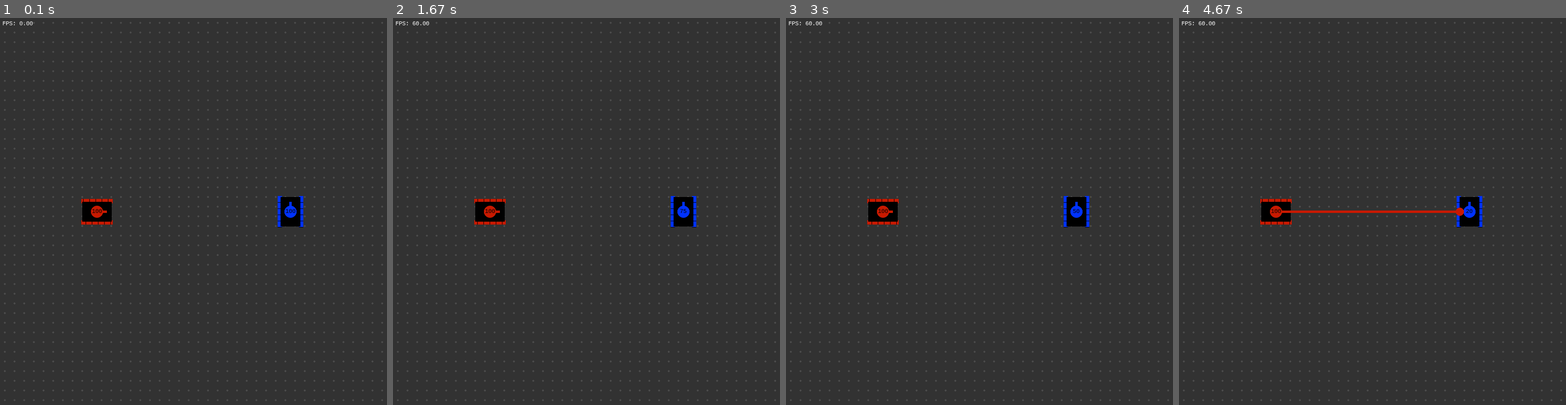
Above: before the commit, frames 1-4 (left to right).
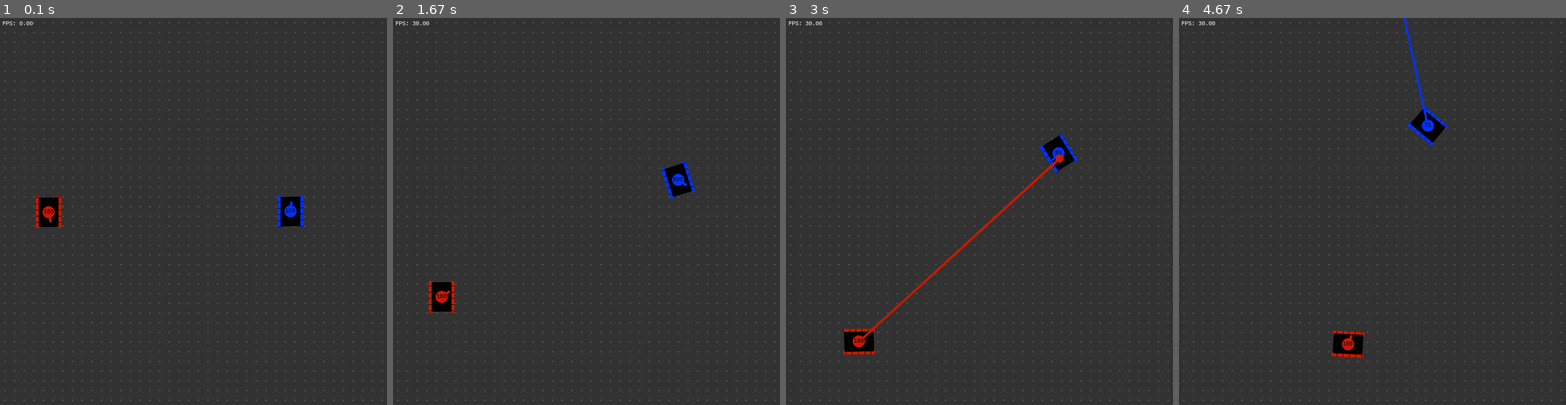
Above: after the commit, the same moments.

Repository: ginop/LaserTanks
Game: pygame game, started from LaserTanks.py
The game is run twice, just before and just after one commit, with the same random seed, the same clock (stepped at 60 frames per second) and the same inputs.
Inputs:
- Up to frame 1 (0.1 s): no input
- Up to frame 2 (1.67 s): no input
- Up to frame 3 (3 s): no input
- Up to frame 4 (4.67 s): no input

The runs differ from the first frame. In frame 1, 1.1% of the frame differs, in the area x 9-79%, y 45-55%; in frame 2, 2.1%; in frame 3, 2.5%; in frame 4, 2.5%, in the area x 5-79%, y 0-88%.

Commit message:
Fixed motion equations, added waypoint controller

Diff:
--- a/LaserTanks.py
+++ b/LaserTanks.py
@@ -153,6 +153,7 @@
             self.text("FPS: {:.2f}".format(actual_fps),
                       (1/4, self.screen_height-1/4), (255, 255, 255))
 
+            clock.tick(fps)  # limit fps
             pg.display.flip()
 
         pg.display.quit()
@@ -189,8 +190,8 @@
     screen_width = 40
     screen_height = 40
     R = Tank('Waypoint_PID_Controller', (200, 25, 0),
-             [screen_width/4, screen_height/2], [90, 0])
-    B = Tank('LaserTankController', (0, 50, 255),
+             [screen_width/8, screen_height/2], [-90, 0])
+    B = Tank('SimpleController', (0, 50, 255),
              [screen_width*3/4, screen_height/2], [90, 0])
     game = Game(tanks=[R, B], screen_width=screen_width,
                 screen_height=screen_height)
--- /dev/null
+++ b/SimpleController.py
@@ -0,0 +1,16 @@
+import numpy as np
+from math import pi
+from LaserTankController import LaserTankController
+
+
+class SimpleController(LaserTankController):
+
+    def __init__(self):
+        pass
+
+    def main(self, t, Tank, me, them):
+        if (t % 10) > 5:
+            spin = 0.25
+        else:
+            spin = -0.50
+        return(np.array([0.36, 0.4]), spin, True)
--- a/Tank.py
+++ b/Tank.py
@@ -2,6 +2,7 @@
 from math import pi
 from importlib import import_module
 from scipy.integrate import quad
+
 
 def rotate(points, angle):
     """
@@ -47,16 +48,15 @@
         self.control = import_module(control).__dict__[control]()
 
         self.position = np.array(pos).astype(float)
-        self.orientation = np.array(orient)
+        self.orientation = np.array(orient).astype(float)
         self.speed = 0.
         self.spin = 0.
 
         self.drive = np.array([0., 0.])  # normalized L, R tread force (in +-1)
-        self.tread_speed = np.array([0., 0.])
         self.tread_offset = np.array([0., 0.])  # for animating treads
 
         self.turret_torque = 0.  # normalized turret torque (in +-1)
-        self.turret_spin = 0.  # commanded turret spin in degrees per sec
+        self.turret_spin = 0.  # turret spin in degrees per sec
 
         self.shoot = False  # command to fire laser
         self.time_to_ready = self.reload_time
@@ -129,17 +129,18 @@
             self.game.circle(center, self.blast_radius, self.color)
 
     def update(self, dt, t, target_info):
-        self.drive, self.spin, self.shoot = self.control.main(t, Tank,
-                                                              self.public(),
-                                                              target_info)
+        (self.drive,
+         self.turret_torque,
+         self.shoot) = self.control.main(t, Tank, self.info(), target_info)
         if (abs(self.drive[0]) > 1 or abs(self.drive[1]) > 1 or
-           abs(self.spin) > 1):
+           abs(self.turret_torque) > 1):
             from warnings import warn
-            warn("Tank controller outputs for tread and turret" +
+            warn("Tank controller outputs for tread and turret " +
                  "torque should all be between -1 and 1!")
             self.drive[0] = min(max(-1, self.drive[0]), 1)
             self.drive[1] = min(max(-1, self.drive[1]), 1)
-            self.spin = min(max(-1, self.spin), 1)
+            self.turret_torque = min(max(-1, self.turret_torque), 1)
+
         self.time_to_ready -= dt
         if self.time_to_ready > 0.:
             self.shoot = False
@@ -147,20 +148,27 @@
             self.time_to_ready = Tank.reload_time + self.laser_dur
 
     def move(self, dt):
-        # From Nutaro, Table 2.1
-        m = 0.8  # kg
+        # Modeled After Nutaro, Table 2.1
+        m = 0.1  # kg
         J = 5e-4  # kg m**2
         B = Tank.body_width + Tank.tread_width - 2*Tank.tread_overlap
-        Br = 1.  # Rolling friction, N s / m
-        Bs = 14.  # Sliding friction, N s / m
+        Br = 1.0  # Rolling friction, N s / m
+        Bs = 14.*0  # Sliding friction, N s / m
         Bl = 0.7  # Turning friction, N m s / rad
-        Sl = 0.3  # Lateral friction, N m
+        Sl = 0.3*0  # Lateral friction, N m
+        # For turret direction
+        Jt = 5e-5  # kg m**2
+        Bt = 0.02  # Turning friction, N m s / rad
+        St = 0.01*0  # Sticking threshold, N m
         # Scale normalized inputs to physical values
         tread_force_max = 5.  # N
         Fl = self.drive[0] * tread_force_max
         Fr = self.drive[1] * tread_force_max
+        turret_torque_max = 0.1  # N m
+        Ft = self.turret_torque * turret_torque_max
         # Tank only turns if relative tread force can overcome lateral friction
-        if -Sl < (Fr - Fl) * B / 2 < Sl:
+        # Static friction is relevant only when tank is turning slowly enough
+        if abs((Fr-Fl)*B/2) < Sl and abs(self.spin) < 2.:
             # Not turning
             # Solve diff. eq. to get non-linear function for speed, v(t)
             # dv/dt = (Fl+Fr-Br*v)/m
@@ -171,16 +179,17 @@
             # t = m/Br*log(Fl+Fr-Br*v0) - m/B*log(Fl+Fr-Br*v)
             # t = -m/Br*log((Fl+Fr-Br*v)/(Fl+Fr-Br*v0))
             # v = (Fl+Fr)/Br - (v0-(Fl+Fr)/Br)*exp(-Br*t/m)
-            A = (Fr + Fl) / Br
             v0 = self.speed
-            self.speed = A + (v0 - A) * np.exp(-Br * dt / m)
+            v1 = (Fr + Fl) / Br  # steady-state speed
+            tauv = m/Br
+            self.speed = v1 - (v1 - v0) * np.exp(-dt/tauv)
             # Integrate to get path length
             # v = dr/dt = (Fl+Fr)/Br - (v0-(Fl+Fr)/Br)*exp(-Br*t/m)
             # r = t*(Fl+Fr)/Br + m/Br*(v0-(Fl+Fr)/Br)*exp(-Br*t/m) + C
             # Using initial condition r(0) = 0
             # C = -m/Br*(v0-(Fl+Fr)/Br)
             # r = t*(Fl+Fr)/Br + m/Br*(v0-(Fl+Fr)/Br)*(exp(-Br*t/m)-1)
-            r = A * dt + m / Br * (v0/Br - A) * (np.exp(-Br * dt / m) - 1)
+            r = v1*dt - tauv * (v1 - v0) * (1 - np.exp(-dt/tauv))
             # Rotate path length into coordinate frame
             a = self.orientation[0]*pi/180
             self.position[0] += r * np.cos(a)
@@ -199,11 +208,11 @@
             #     (v0-(Fl+Fr)/(Br+Bs))*exp(-(Br+Bs)*t/m)
             # r = t*(Fl+Fr)/(Br+Bs) +
             #     m/(Br+Bs)*(v0-(Fl+Fr)/Br)*(exp(-(Br+Bs)*t/m)-1)
-            A = (Fr + Fl) / (Br + Bs)
             v0 = self.speed
-            self.speed = A + (v0 - A) * np.exp(-(Br+Bs) * dt / m)
-            r = (A * dt + m / (Br + Bs) * (v0/(Br + Bs) - A) *
-                 (np.exp(-(Br + Bs) * dt / m) - 1))
+            v1 = (Fr + Fl) / (Br + Bs)
+            tauv = m/(Br+Bs)
+            self.speed = v1 - (v1 - v0) * np.exp(-dt/tauv)
+            r = v1*dt - tauv * (v1 - v0) * (1 - np.exp(-dt/tauv))
             # Solve diff. eq. to get angular rate, w
             # dw/dt = ((Fl-Fr)*B/2 - Bl*w)/J
             # dt = J*dw/(B/2*(Fl-Fr)-Bl*w)
@@ -211,16 +220,18 @@
             # Using initial condition w(0) = w0
             # C = J/Bl*log(B*(Fl-Fr)-2*Bl*w0)
             # t = -J/Bl*log((B*(Fl-Fr)-2*Bl*w)/(B*(Fl-Fr)-2*Bl*w0))
-            # w = (B/2*(Fl-Fr)-(B/2*(Fl-Fr)-Bl*w0)*exp(-Bl*t/J))/Bl
-            A = B/2*(Fl-Fr)
-            w0 = self.spin
-            self.spin = (A - (A - Bl*w0) * np.exp(-Bl*dt/J)) / Bl
-            # Integrate to get orientation, a
+            # w = B/2*(Fl-Fr)/Bl-(B/2*(Fl-Fr)/Bl-w0)*exp(-Bl*t/J)
+            w1 = B/2*(Fr-Fl)/Bl
+            w0 = self.spin * pi/180
+            tauw = J/Bl
+            self.spin = (w1 - (w1 - w0) * np.exp(-dt/tauw)) * 180/pi
+            # Integrate to get change in orientation, a
             # w = da/dt = (B/2*(Fl-Fr)-(B/2*(Fl-Fr)-Bl*w0)*exp(-Bl*t/J))/Bl
             # a = (B/2*(Fl-Fr)*t +
             #     (B/2*(Fl-Fr)/Bl*J-w0*J)*exp(-Bl*t/J))/Bl
-            self.orientation[0] = (A*dt + J*(A/Bl - w0) *
-                                   np.exp(-Bl*dt/J))/Bl
+            theta0 = self.orientation[0] * pi/180
+            dtheta = w1*dt - tauw * (w1 - w0) * (1 - np.exp(-dt/tauw))
+            self.orientation[0] += dtheta * 180/pi
             # Calculate for x and y displacement
             # dx/dt = v(t) * cos(a(t)) : differs in convention from Nutaro
             # A0 = (Fl+Fr)/(Br+Bs)
@@ -232,16 +243,14 @@
             # dy/dt = v(t) * sin(a(t))
 
             def dxdt(t):
-                A0 = (Fl+Fr)/(Br+Bs)
-                A1 = B/2*(Fl-Fr)/Bl
-                return ((A0 - (v0-A0)*np.exp(-(Br+Bs)*t/m)) *
-                        np.cos(A1*t + (A1/Bl*J-w0*J/Bl)*np.exp(-Bl*t/J)))
+                return ((v1 - (v1-v0)*np.exp(-t/tauv)) *
+                        np.cos(theta0 + w1*t -
+                               tauw*(w1-w0)*(1-np.exp(-t/tauw))))
 
             def dydt(t):
-                A0 = (Fl+Fr)/(Br+Bs)
-                A1 = B/2*(Fl-Fr)/Bl
-                return ((A0 - (v0-A0)*np.exp(-(Br+Bs)*t/m)) *
-                        np.sin(A1*t + (A1/Bl*J-w0*J/Bl)*np.exp(-Bl*t/J)))
+                return ((v1 - (v1-v0)*np.exp(-t/tauv)) *
+                        np.sin(theta0 + w1*t -
+                               tauw*(w1-w0)*(1-np.exp(-t/tauw))))
 
             x, err = quad(dxdt, 0, dt)
             y, err = quad(dydt, 0, dt)
@@ -249,25 +258,32 @@
             self.position[1] += y
 
             # Calculate each tread rotation
-            # vl = v - B*w/2
-            # A0 = (Fl+Fr)/(Br+Bs)
-            # A1 = B/2*(Fl-Fr)/Bl
-            # vl = A0 - (v0-A0)*exp(-(Br+Bs)*t/m) -
-            #      B/2*(A1-(A1-w0)*exp(-Bl*t/J))
-            # drl/dr = vl
-            # rl = (A0-B/2*A1)*t + m*(v0-A0)/(Br+Bs)*exp(-(Br+Bs)*t/m) -
-            #      B/2*(A1-w0)*J/Bl*exp(-Bl*t/J)
-            # vr = v + B*w/2
-            # rr = (A0+B/2*A1)*t + m*(v0-A0)/(Br+Bs)*exp(-(Br+Bs)*t/m) +
-            #      B/2*(A1-w0)*J/Bl*exp(-Bl*t/J)
-            A0 = (Fl+Fr)/(Br+Bs)
-            A1 = B/2*(Fl-Fr)/Bl
-            self.tread_offset[0] += ((A0-B/2*A1)*dt +
-                                     m*(v0-A0)/(Br+Bs)*np.exp(-(Br+Bs)*dt/m) -
-                                     B/2*(A1-w0)*J/Bl*np.exp(-Bl*dt/J))
-            self.tread_offset[1] += ((A0+B/2*A1)*dt +
-                                     m*(v0-A0)/(Br+Bs)*np.exp(-(Br+Bs)*dt/m) +
-                                     B/2*(A1-w0)*J/Bl*np.exp(-Bl*dt/J))
+            self.tread_offset[0] += r - dtheta*B/2
+            self.tread_offset[1] += r + dtheta*B/2
+
+        # Turret can spin if already spinning or if force can break sticking
+        if abs(Ft) > St or self.turret_spin > 2.:
+            # Turret can turn
+            # Following equations for tank body turning
+            # TODO add forces from turning of body
+            w1 = Ft/Bt
+            w0 = self.turret_spin * pi/180
+            tauw = Jt/Bt
+            self.turret_spin = (w1 - (w1 - w0) * np.exp(-dt/tauw)) * 180/pi
+            theta0 = self.orientation[1] * pi/180
+            self.orientation[1] += (w1*dt - tauw * (w1 - w0) *
+                                    (1 - np.exp(-dt/tauw))) * 180/pi
+
+    def info(self):
+        return {"position": self.position,
+                "orientation": self.orientation,
+                "is_firing": self.time_to_ready > self.reload_time,
+                "color": self.color,
+                "spin": self.spin,
+                "speed": self.speed,
+                "turret_spin": self.turret_spin,
+                "hull": self.hull,
+                "battery": self.battery}
 
     def public(self):
         return {"position": self.position,
--- a/Waypoint_PID_Controller.py
+++ b/Waypoint_PID_Controller.py
@@ -27,25 +27,28 @@
     def __init__(self):
         self.waypoint_gen = waypoint()
         self.destination = next(self.waypoint_gen)
-        self.drive_pid = PID(1., 0.5, 0.2)
-        self.aim_pid = PID(1., 0.5, 0.2)
+        self.drive_pid = PID(0.1, 0.001, 0.01)
+        self.aim_pid = PID(1.0, 0.01, 0.1)
 
     def main(self, t, Tank, me, them):
         if len(them) == 0:
-            return(np.array([0., 0.]), 0., False)
+            them = [{"position": np.array([20., 20.])}]
 
         them = them[0]  # only concerned with one target
 
+        # import pdb; pdb.set_trace()
         # Use a PID controller to keep the tank pointed to the next waypoint
         vec = self.destination - me['position']
         dist = np.sqrt(vec.dot(vec))
         angle = np.arctan2(vec[1], vec[0])*180/pi - me['orientation'][0]
-        if dist < 5:  # get next waypoint
+        d_thresh = 2.
+        if dist < d_thresh:  # get next waypoint
             self.destination = next(self.waypoint_gen)
             vec = self.destination - me['position']
             dist = np.sqrt(vec.dot(vec))
             angle = np.arctan2(vec[1], vec[0])*180/pi - me['orientation'][0]
-            # Should we reset the PID controller here?
+
+        angle = (angle + 180) % 360 - 180  # in +-180
         w = self.drive_pid.step(angle)
         # Drive as fast as possible without saturating either tread drive
         B = Tank.body_width + Tank.tread_width - 2*Tank.tread_overlap
@@ -56,7 +59,7 @@
                 drive[0] = 1 - B*w
             else:
                 drive[0] = 1
-                drive[1] = 1 - B*w
+                drive[1] = 1 + B*w
         else:
             drive[0] = -np.sign(w)
             drive[1] = np.sign(w)
@@ -67,12 +70,16 @@
         # Determine difference between aim and desired aim for PID controller
         d_angle = angle - me['orientation'][1]
         d_angle = (d_angle + 180) % 360 - 180  # in +-180
+        print(angle, d_angle)
         total_spin = self.aim_pid.step(d_angle)
         # Command turret spin with compensation for body spin
-        turret_spin = total_spin - 0.  # TODO add me.omega
+        turret_spin = total_spin - me["spin"]
 
-        # Fire when aim is right
-        fire = d_angle < 2
+        # Fire when aim is close enough and steady
+        # but not during a turn or too close to a waypoint update
+        ttg = (dist-d_thresh) / me["speed"]
+        fire = (abs(d_angle) < 4 and abs(me["turret_spin"]) < 60 and
+                abs(me["spin"]) < 15 and ttg > 1.0)
 
         return drive, turret_spin, fire
 
@@ -100,3 +107,7 @@
         dx = x - self.lastx
         self.lastx = x
         return self.P * x + self.I * self.ix + self.D * dx
+
+    def reset(self):
+        self.ix = 0
+        self.lastx = 0
Not shown, added: LaserTankController.pyc
